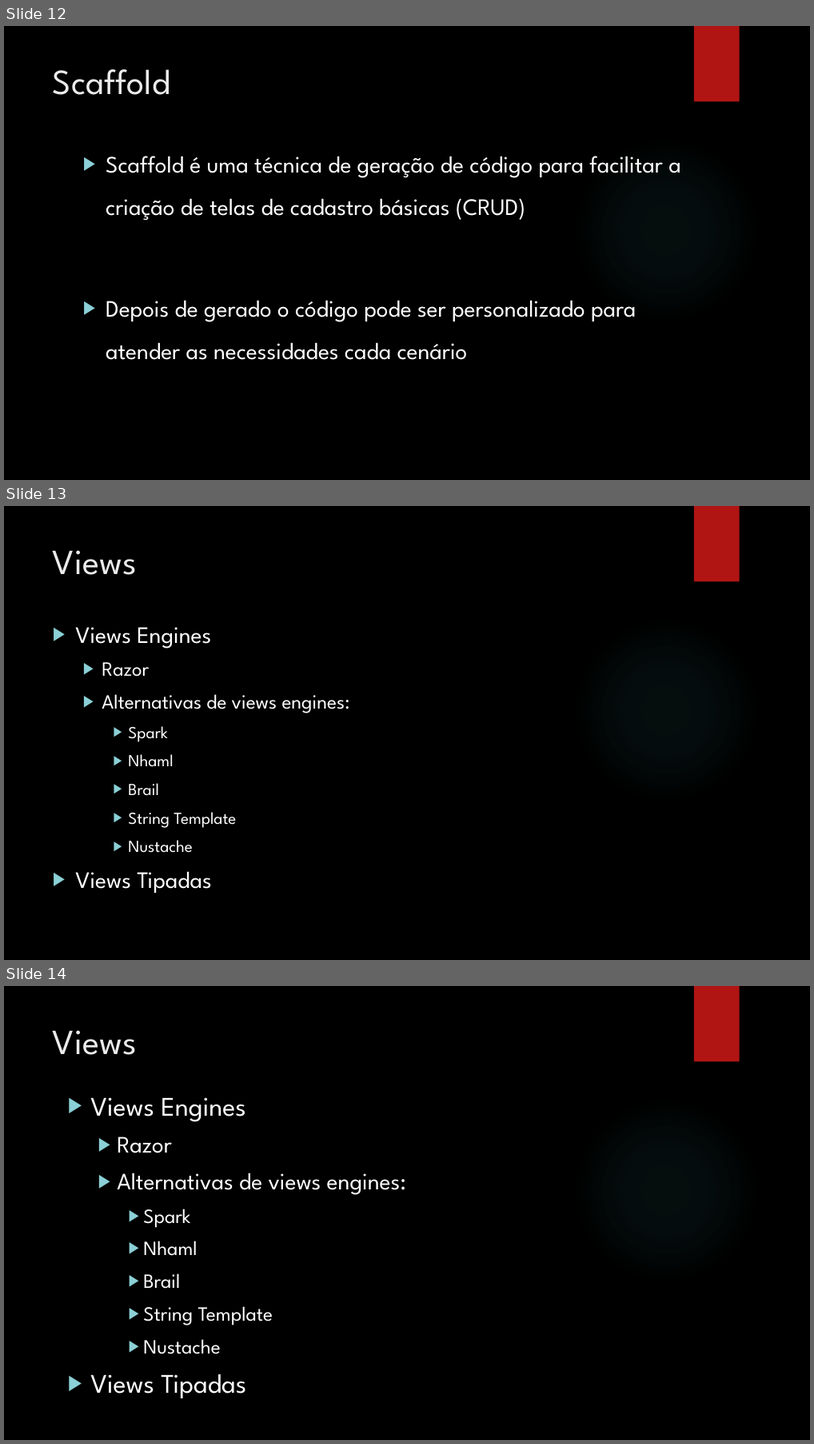
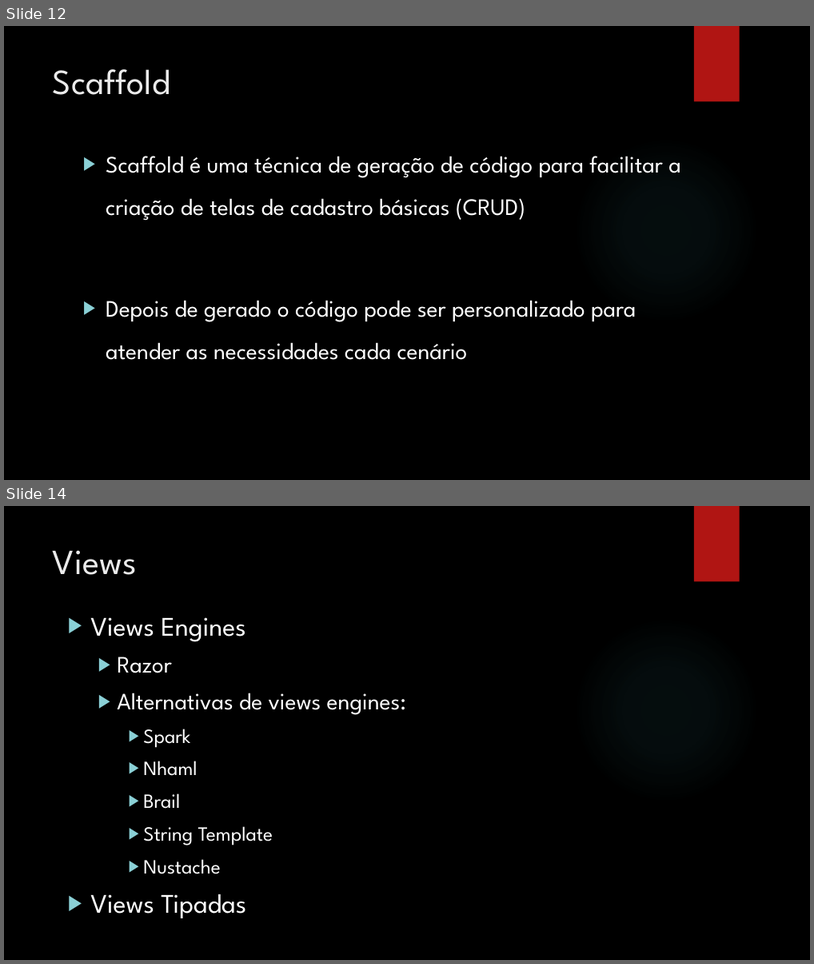
Before and after one commit to leolana/AspnetMvcLab, a slide deck: Presentation/AspNetMvc.pptx. Shown one above the other, each under a label of ours: slides 12, 13 and 14 before the commit, slides 12 and 14 after it; the slides between them are not shown. The pictures are 814x1444 and 814x964 pixels, drawn with LibreOffice and Linux fonts; fonts in the diff are those of the drawing; background and template pictures are left out. Boxes give left, top, right and bottom in pixels: in the first picture for what was removed or moved away, otherwise in the second. Text is boxed around its words. In the diff, an @@ line names an element or a change of style, - is before the commit and + after.

```diff
--- a/Presentation/AspNetMvc.pptx
+++ b/Presentation/AspNetMvc.pptx
@@ slide 13 removed at (x1=4, y1=506, x2=810, y2=960), background picture (left out); not listed: 2 template elements that a slide beside it also shows @@
@@ title removed at (x1=53, y1=550, x2=137, y2=575) @@
-Views
@@ text removed at (x1=75, y1=627, x2=350, y2=892) @@
-▶ Views Engines
-  ▶ Razor
-  ▶ Alternativas de views engines:
-    ▶ Spark
-    ▶ Nhaml
-    ▶ Brail
-    ▶ String Template
-    ▶ Nustache
-▶ Views Tipadas
```
Also in this commit, not shown: 3 slides changed, 1 slide added, 5 other files.
